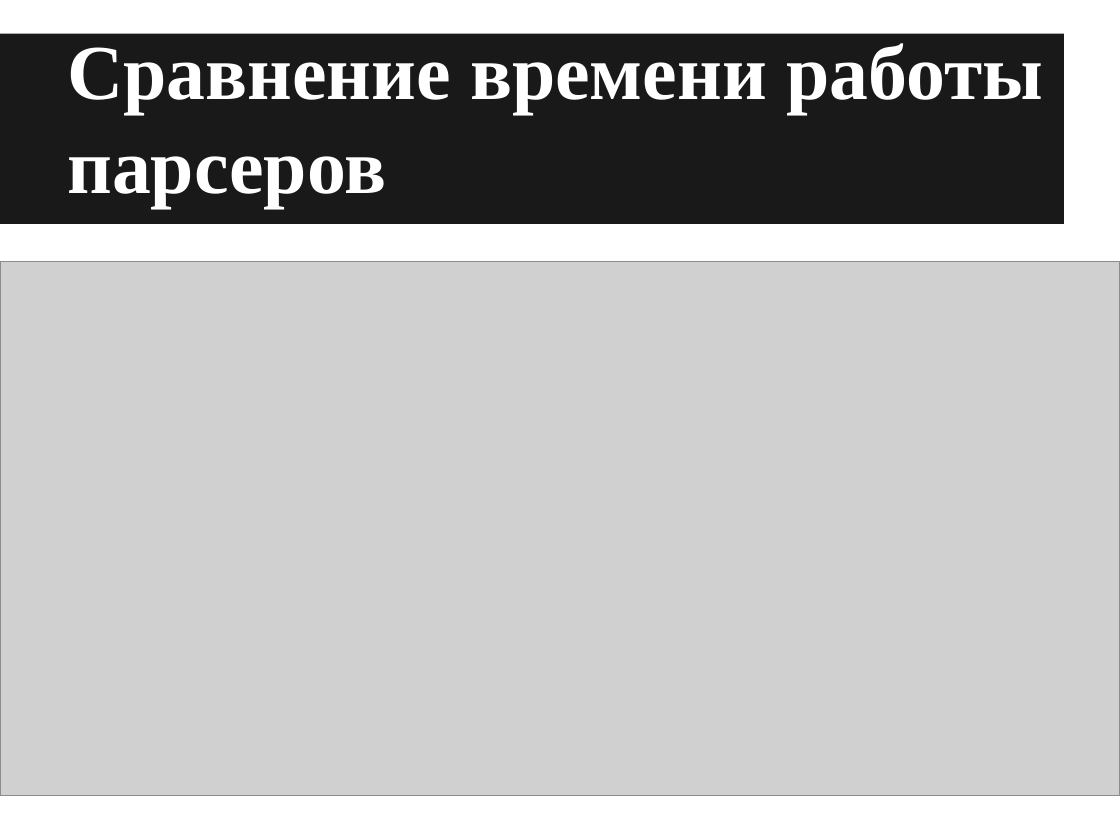
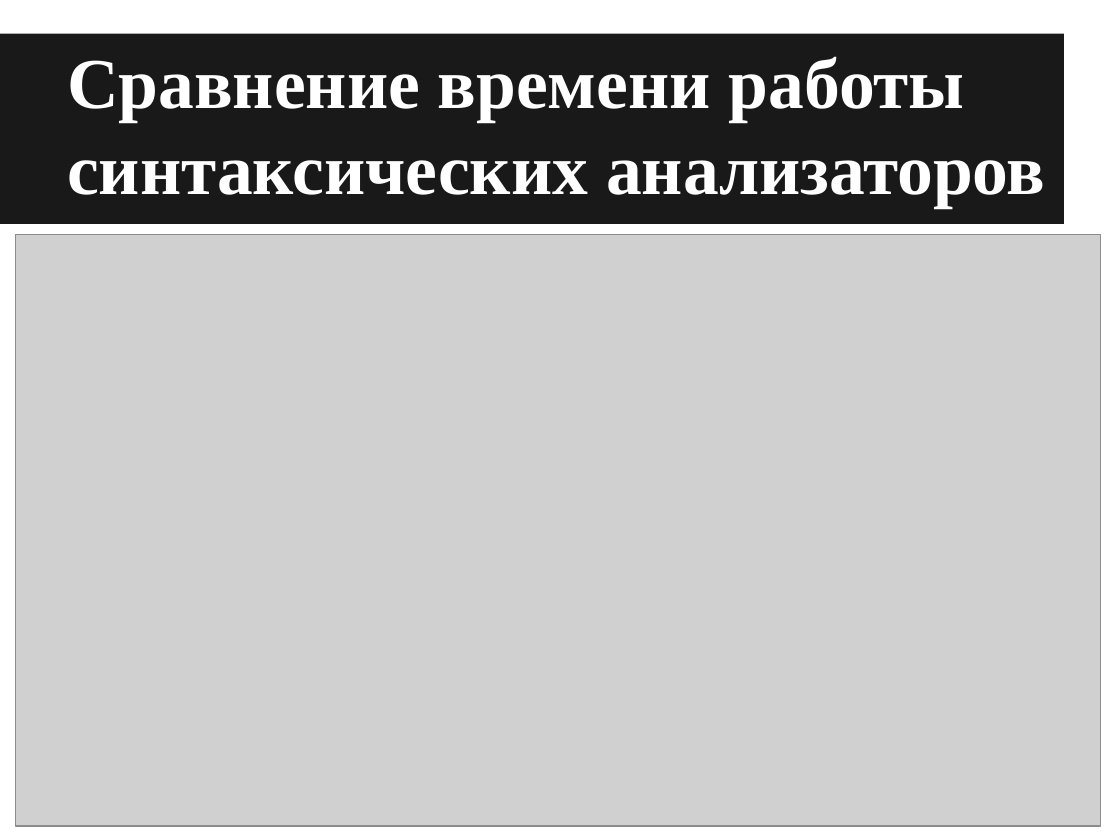
Before and after one commit to YaccConstructor/articles, a slide deck: slide 8 of 2015/diploma/MavchunEkaterina/Mavchun_Ekaterina_presentation.pptx. Drawn at 1120x840 pixels with LibreOffice and Linux fonts; fonts in the diff are those of the drawing; grey boxes stand for pictures. Boxes give left, top, right and bottom in pixels: in the first picture for what was removed or moved away, otherwise in the second. Text is boxed around its words. In the diff, an @@ line names an element or a change of style, - is before the commit and + after.

```diff
--- a/2015/diploma/MavchunEkaterina/Mavchun_Ekaterina_presentation.pptx
+++ b/2015/diploma/MavchunEkaterina/Mavchun_Ekaterina_presentation.pptx
@@ title at [67,56,1046,208]: text changed; size 50 to 46 pt @@
-Сравнение времени работы парсеров
+Сравнение времени работы синтаксических анализаторов
@@ picture: place and size @@
-picture at [0,261,1120,795]
+picture at [16,234,1101,827]
```
Also in this commit, not shown: 1 other slide changed, 1 other file.
